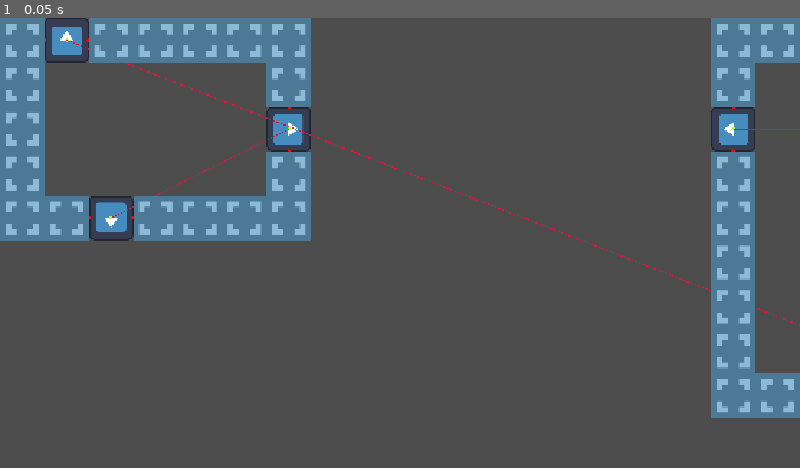
Above: before the commit, frame 1.
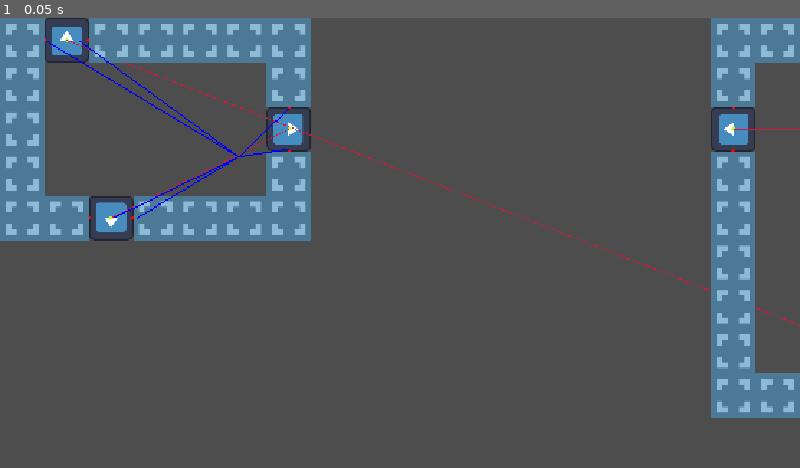
Above: after the commit, the same moment.

Repository: EfficiencySimplicity/godot-level-playground
Game: Godot game, scene res://Scenes/portal_testing.tscn
Two runs of this game, one before a commit and one after it. Both use one fixed random seed, a clock stepped at 60 frames per second and the inputs below. The engine's default icon, where the game draws it, is replaced by a stand-in: a white triangle on a blue panel in a dark square.
Inputs:
- Up to frame 1 (0.05 s): no input

The runs differ from the first frame. In frame 1, 0.3% of the frame differs, in the area x 5-37%, y 5-45%.

Commit message:
got debug portal line drawer

Diff:
--- a/Portals/portal.gd
+++ b/Portals/portal.gd
@@ -47,6 +47,12 @@
 func get_normal():
 	return Vector2.from_angle(deg_to_rad(global_rotation_degrees + 90))
 
+func get_out_normal():
+	return get_normal() * -1
+
+func get_vec_along():
+	return (get_end() - get_start()).normalized()
+
 func get_start():
 	return global_position - (Vector2.from_angle(global_rotation) * (width / 2) * .99)
 
--- a/Portals/portal_origin.gd
+++ b/Portals/portal_origin.gd
@@ -1,30 +1,37 @@
-extends Area2D
+@tool
+class_name PortalOrigin extends Node2D
 
-@export var current_room: RoomGenerator
+@export var current_room: PortalRoom
 @export var angle_increase: int = 5
 
-func _on_area_entered(area: Area2D):
-	if area is RoomGenerator:
-		current_room = area
+@export var debug: bool:
+	set(v):
+		debug = v
+		queue_redraw()
 
 func gen_portals():
 	if current_room == null:
 		print("No current room to gen portals from!")
 		return
 
-	var mesh_pools: Dictionary[RoomGenerator, MeshPool] = {}
-	for room in get_tree().current_scene.rooms:
-		mesh_pools[room] = MeshPool.new()
+	#var mesh_pools: Dictionary[RoomGenerator, MeshPool] = {}
+	#for room in get_tree().current_scene.rooms:
+		#mesh_pools[room] = MeshPool.new()
+		#
+	#for door in current_room.doors:
 
-	for door in current_room.doors:
+	for portal in current_room.portals:
 
-		if !door.is_in_front(global_position):
+		if !portal.is_in_front(global_position):
 			continue;
 
-		# a vector straight out the door
-		var out_normal = door.get_normal() * -1
+		var start = portal.get_start()
+		var end   = portal.get_end()
+		var out_normal = portal.get_out_normal()
+		var dir_to_end = portal.get_vec_along()
+
 		# from you to the door-line
-		var distance = (door.get_start() - global_position).dot(out_normal)
+		var distance = (start - global_position).dot(out_normal)
 
 		var test_pos = global_position
 
@@ -32,10 +39,8 @@
 			test_pos -= out_normal * (1 - distance)
 			distance = 1
 
-		var start_angle = rad_to_deg(global_position.angle_to_point(door.get_start()))
-		var end_angle = rad_to_deg(global_position.angle_to_point(door.get_end()))
-		# should be in door
-		var dir_to_end = (door.get_end() - door.get_start()).normalized()
+		var start_angle = rad_to_deg(global_position.angle_to_point(start))
+		var end_angle = rad_to_deg(global_position.angle_to_point(end))
 
 		if end_angle < start_angle:
 			end_angle += 360
@@ -86,127 +91,104 @@
 		# Generate a mesh from the 2 points
 		# for now, owned by the current room's rendermesh
 
-		var mesh_pool = door.other.room.get_mesh_pool(
-			door.door_transform(Orientation.new(test_pos)).pos,
-			door.door_transform(Orientation.new(min_ok_point)).pos,
-			door.door_transform(Orientation.new(max_ok_point)).pos,
-			door.other
+		#var mesh_pool = portal.other.room.get_mesh_pool(
+			#portal.door_transform(Orientation.new(test_pos)).pos,
+			#portal.door_transform(Orientation.new(min_ok_point)).pos,
+			#portal.door_transform(Orientation.new(max_ok_point)).pos,
+			#portal.other
+		#)
+		#
+		#mesh_pools[portal.other.room] = MeshPool.combine([mesh_pools[portal.other.room], mesh_pool])
+
+	#for room in mesh_pools:
+		#room.render_mesh.set_mesh(mesh_pools[room].to_mesh(ArrayMesh.new()))
+
+func get_visible_portal_range(portal: Portal) -> Array[Vector2]:
+	if !portal.is_in_front(global_position):
+		return []
+
+	var start = portal.get_start()
+	var end   = portal.get_end()
+	var out_normal = portal.get_out_normal()
+	var dir_to_end = portal.get_vec_along()
+
+	# from you to the door-line
+	var distance = (start - global_position).dot(out_normal)
+
+	var test_pos = global_position
+
+	if distance < 1:
+		test_pos -= out_normal * (1 - distance)
+		distance = 1
+
+	var start_angle = rad_to_deg(global_position.angle_to_point(start))
+	var end_angle = rad_to_deg(global_position.angle_to_point(end))
+
+	if end_angle < start_angle:
+		end_angle += 360
+
+	var min_ok_angle = -1000000
+	var min_ok_point = Vector2.ZERO
+	var max_ok_angle = 1000000
+	var max_ok_point = Vector2.ZERO
+
+	var has_hit_at_all = false
+
+	for current_angle in range(start_angle, end_angle, angle_increase):
+
+		# https://forum.godotengine.org/t/how-to-get-a-portion-of-a-vector-that-is-aligned-with-another-vector/40426/4
+		var direction = Vector2.from_angle(deg_to_rad(current_angle))
+
+		var amount_along_normal = direction.dot(out_normal)
+		# where on the door-line we test
+		var hit_point = test_pos + direction * (distance / amount_along_normal)
+
+		var rcparams = PhysicsRayQueryParameters2D.create(
+			test_pos,
+			hit_point,
+			0b00000000_00000000_00000000_00000010
 		)
 
-		mesh_pools[door.other.room] = MeshPool.combine([mesh_pools[door.other.room], mesh_pool])
+		var hit = get_viewport() \
+		.get_world_2d() \
+		.get_direct_space_state() \
+		.intersect_ray(rcparams) \
+		.size() != 0
 
-	for room in mesh_pools:
-		room.render_mesh.set_mesh(mesh_pools[room].to_mesh(ArrayMesh.new()))
+		if hit:
+			if has_hit_at_all:
+				break
+		else:
+			if !has_hit_at_all:
+				has_hit_at_all = true
+				min_ok_angle = current_angle
+				min_ok_point = hit_point
+
+			max_ok_angle = current_angle
+			max_ok_point = hit_point
+
+	if !has_hit_at_all:
+		return []
+
+	return [min_ok_point, max_ok_point]
+
+func _draw():
+	if !(current_room and debug): return
+
+	for portal in current_room.portals:
+		var range = get_visible_portal_range(portal)
+
+		if range.is_empty():
+			draw_line(to_local(global_position), to_local(portal.global_position), Color.BLACK)
+			return
+
+		draw_line(to_local(global_position), to_local(range[0]), Color.BLUE)
+		draw_line(to_local(global_position), to_local(range[1]), Color.BLUE)
 
 
-func _draw():
-	if current_room == null:
-		print("No current room to gen portals from!")
-		return
-
-	var global_mesh_pool = MeshPool.new()
-
-	for door in current_room.doors:
-
-		if !door.is_in_front(global_position):
-			continue;
-
-		var start_angle = rad_to_deg(global_position.angle_to_point(door.get_start()))
-		var end_angle = rad_to_deg(global_position.angle_to_point(door.get_end()))
-		# should be in door
-		var dir_to_end = (door.get_end() - door.get_start()).normalized()
-		# a vector straight out the door
-		var out_normal = door.get_normal() * -1
-		# from you to the door-line
-		var distance = (door.get_start() - global_position).dot(out_normal)
-
-		if end_angle < start_angle:
-			end_angle += 360
-
-		var min_ok_angle = -1000000
-		var min_ok_point = Vector2.ZERO
-		var max_ok_angle = 1000000
-		var max_ok_point = Vector2.ZERO
-
-		var has_hit_at_all = false
-
-		for current_angle in range(start_angle, end_angle, angle_increase):
-
-			# https://forum.godotengine.org/t/how-to-get-a-portion-of-a-vector-that-is-aligned-with-another-vector/40426/4
-			var direction = Vector2.from_angle(deg_to_rad(current_angle))
-
-			var amount_along_normal = direction.dot(out_normal)
-			# where on the door-line we test
-			var hit_point = global_position + direction * (distance / amount_along_normal)
-
-			var rcparams = PhysicsRayQueryParameters2D.create(
-				global_position,
-				hit_point,
-				0b00000000_00000000_00000000_00000010
-			)
-
-			var hit = get_viewport() \
-			.get_world_2d() \
-			.get_direct_space_state() \
-			.intersect_ray(rcparams) \
-			.size() != 0
-
-			if hit:
-				if has_hit_at_all:
-					break
-			else:
-				if !has_hit_at_all:
-					has_hit_at_all = true
-					min_ok_angle = current_angle
-					min_ok_point = hit_point
-
-				max_ok_angle = current_angle
-				max_ok_point = hit_point
-
-		if !has_hit_at_all:
-			continue
-
-		# Generate a mesh from the 2 points
-		# for now, owned by the current room's rendermesh
-
-		var mesh_pool = door.other.room.get_mesh_pool(
-			door.door_transform(Orientation.new(global_position)).pos,
-			door.door_transform(Orientation.new(min_ok_point)).pos,
-			door.door_transform(Orientation.new(max_ok_point)).pos,
-			door.other
-		)
-
-		global_mesh_pool = MeshPool.combine([global_mesh_pool, mesh_pool])
-
-		draw_circle(to_local(min_ok_point), 15, Color.CHARTREUSE)
-		draw_string(SystemFont.new(), to_local(min_ok_point), "MIN")
-		draw_circle(to_local(max_ok_point), 15, Color.BROWN)
-		draw_string(SystemFont.new(), to_local(max_ok_point), "MAX")
-		draw_circle(to_local(global_position), 15, Color.RED)
-		draw_string(SystemFont.new(), to_local(global_position), "SELF")
-
-		var other_pos = door.door_transform(Orientation.new(global_position)).pos
-		var min_pos = door.door_transform(Orientation.new(min_ok_point)).pos
-		var max_pos = door.door_transform(Orientation.new(max_ok_point)).pos
-
-		draw_circle(to_local(Utils.extend_to_rect_edge(
-			current_room.room_bounds,
-			min_pos + (min_pos - other_pos).normalized(),
-			(min_pos - other_pos).normalized())),
-			10,
-			Color.DARK_BLUE)
-		draw_circle(to_local(Utils.extend_to_rect_edge(
-			current_room.room_bounds,
-			max_pos + (max_pos - other_pos).normalized(),
-			(max_pos - other_pos).normalized())),
-			10,
-			Color.DARK_BLUE)
-
-	for i in range(global_mesh_pool.vertices.size()):
-		draw_circle(to_local(global_mesh_pool.vertices[i]), 10, Color.from_rgba8(255, 0, 0, 128))
 
 func _input(event):
 	gen_portals()
-
-func _process(delta):
-	queue_redraw()
+		#
+#func _process(delta):
+	#queue_redraw()
--- a/Scenes/portal_testing.tscn
+++ b/Scenes/portal_testing.tscn
@@ -4,6 +4,7 @@
 [ext_resource type="Texture2D" uid="uid://pple6fejhs41" path="res://icon.svg" id="2_cui45"]
 [ext_resource type="Script" uid="uid://dfy4j7gwujpwa" path="res://Portals/portal.gd" id="3_7abg2"]
 [ext_resource type="TileSet" uid="uid://bpqxcxa6caqvm" path="res://Tiles/floor-wall.tres" id="4_7abg2"]
+[ext_resource type="Script" uid="uid://cx0j3yf4egp72" path="res://Portals/portal_origin.gd" id="5_ej6ep"]
 
 [node name="PortalTesting" type="Node2D" unique_id=1748066431]
 
@@ -105,3 +106,10 @@
 tile_map_data = PackedByteArray("AAAAAAAAAAABAAAAAAAAAAEAAAABAAAAAAAAAAIAAAABAAAAAAAAAAMAAAABAAAAAAAAAAQAAAABAAAAAAABAA …(544 unchanged characters)…
 tile_set = ExtResource("4_7abg2")
 navigation_enabled = false
+
+[node name="PortalOrigin" type="Node2D" parent="." unique_id=398097193 node_paths=PackedStringArray("current_room")]
+position = Vector2(344, 200)
+script = ExtResource("5_ej6ep")
+current_room = NodePath("../Room1/PortalRoom")
+debug = true
+metadata/_custom_type_script = "uid://cx0j3yf4egp72"
